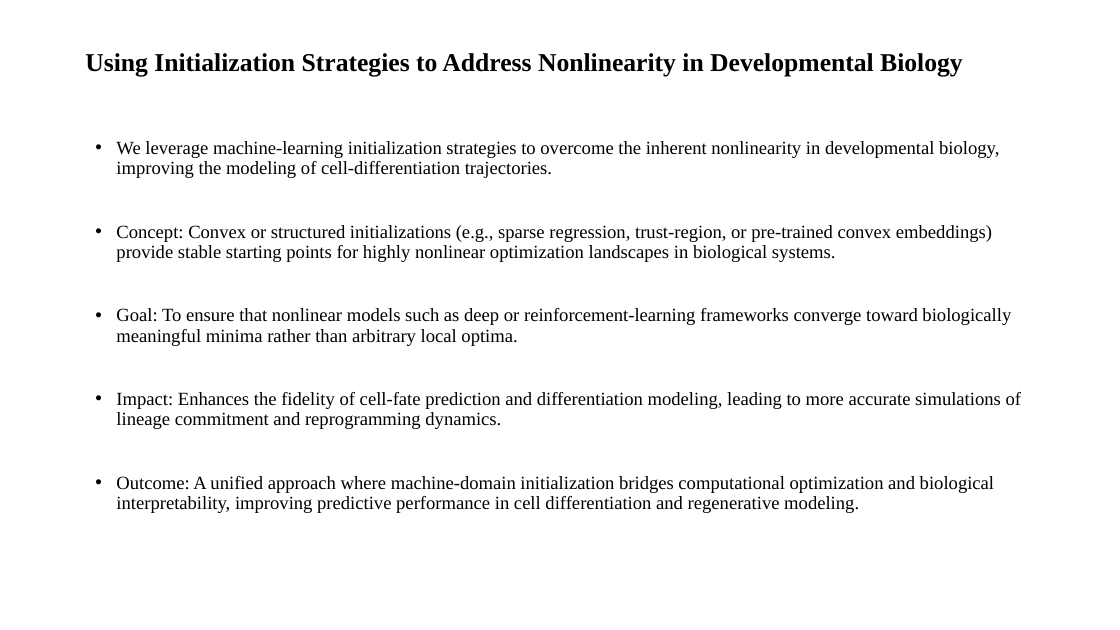
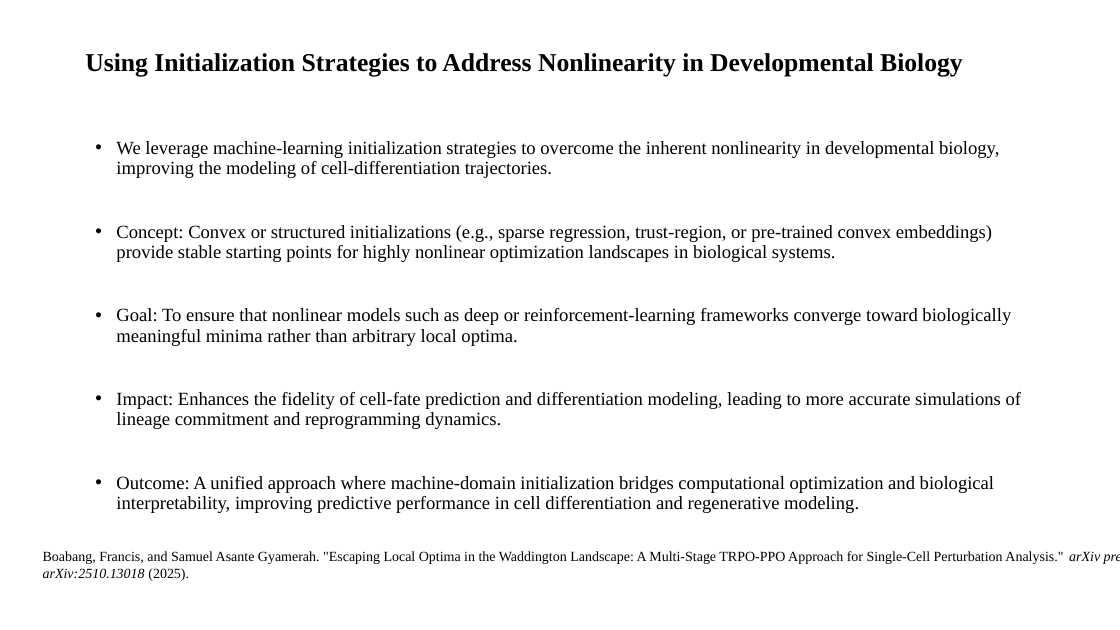
Before and after one commit to boabangf/GNN_RL_gene_trajectory_perturbation, a slide deck: slide 6 of ppt slides for omic codeathon (1).pptx. Drawn at 1120x630 pixels with LibreOffice and Linux fonts; fonts in the diff are those of the drawing. Boxes give left, top, right and bottom in pixels: in the first picture for what was removed or moved away, otherwise in the second. Text is boxed around its words. In the diff, an @@ line names an element or a change of style, - is before the commit and + after.

```diff
--- a/ppt slides for omic codeathon (1).pptx
+++ b/ppt slides for omic codeathon (1).pptx
@@ text added at bbox=[43, 551, 1100, 581], 12 pt, text #000000 @@
+Boabang, Francis, and Samuel Asante Gyamerah. "Escaping Local Optima in the Waddington Landscape: A Multi-Stage TRPO-PPO Approach for Single-Cell Perturbation Analysis." arXiv preprint arXiv:2510.13018 (2025).
```
Also in this commit, not shown: 5 other slides changed, 2 slides added, 3 slides removed.
